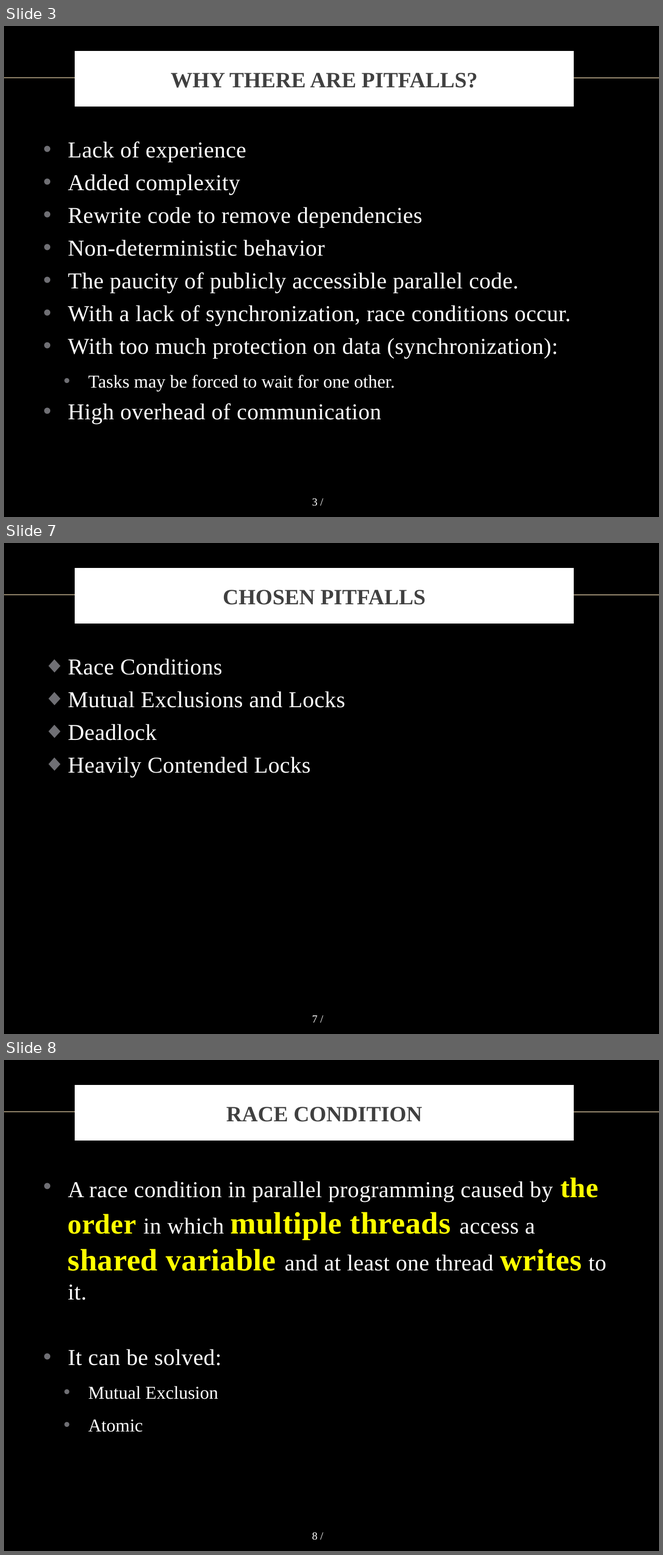
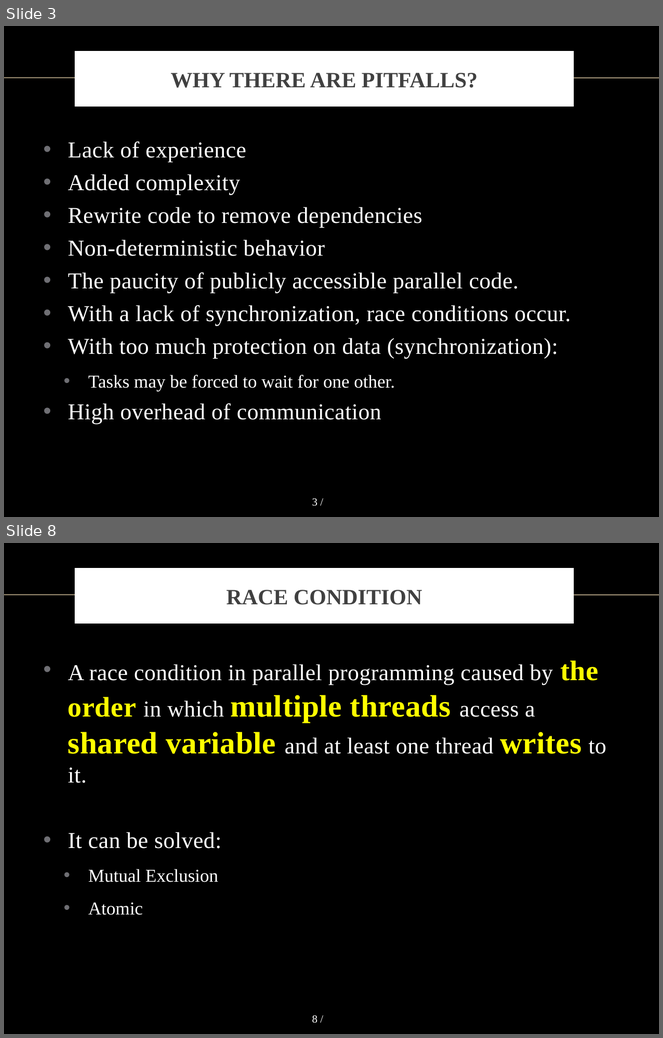
Before and after one commit to vong-srey/Paravantage, a slide deck: Presentation.pptx. Shown one above the other, each under a label of ours: slides 3, 7 and 8 before the commit, slides 3 and 8 after it; the slides between them are not shown. The pictures are 663x1555 and 663x1038 pixels, drawn with LibreOffice and Linux fonts; fonts in the diff are those of the drawing; background and template pictures are left out. Boxes give left, top, right and bottom in pixels: in the first picture for what was removed or moved away, otherwise in the second. Text is boxed around its words. In the diff, an @@ line names an element or a change of style, - is before the commit and + after.

```diff
--- a/Presentation.pptx
+++ b/Presentation.pptx
@@ slide 7 removed at bbox=[4, 543, 659, 1034], background picture (left out); not listed: 2 template elements that a slide beside it also shows @@
@@ title removed at bbox=[77, 571, 571, 622] @@
-CHOSEN PITFALLS
@@ text removed at bbox=[68, 658, 346, 778] @@
-◆ Race Conditions
-◆ Mutual Exclusions and Locks
-◆ Deadlock
-◆ Heavily Contended Locks
```
Also in this commit, not shown: 6 slides changed, 1 slide added, 1 other slide removed.
